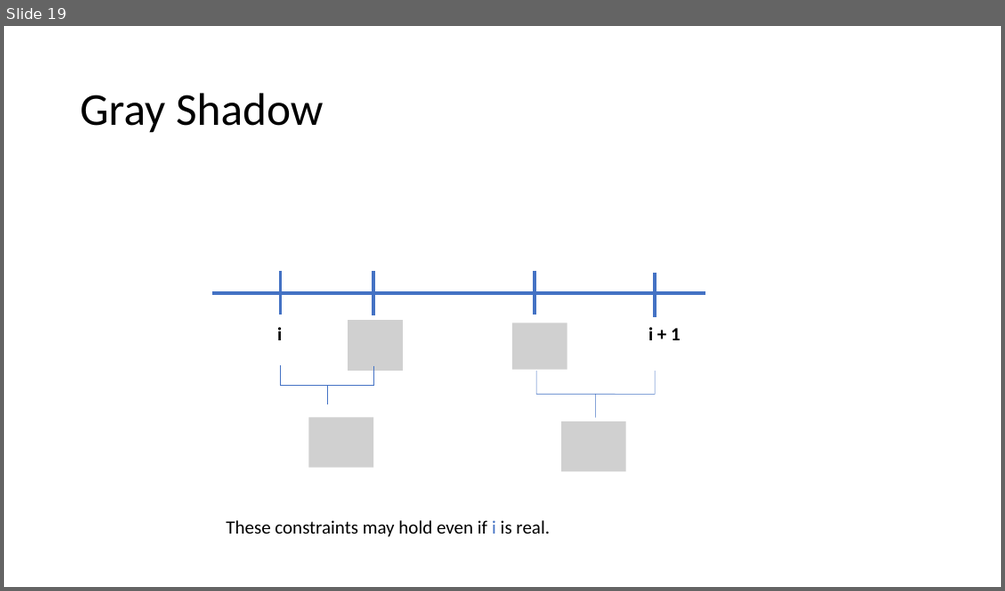
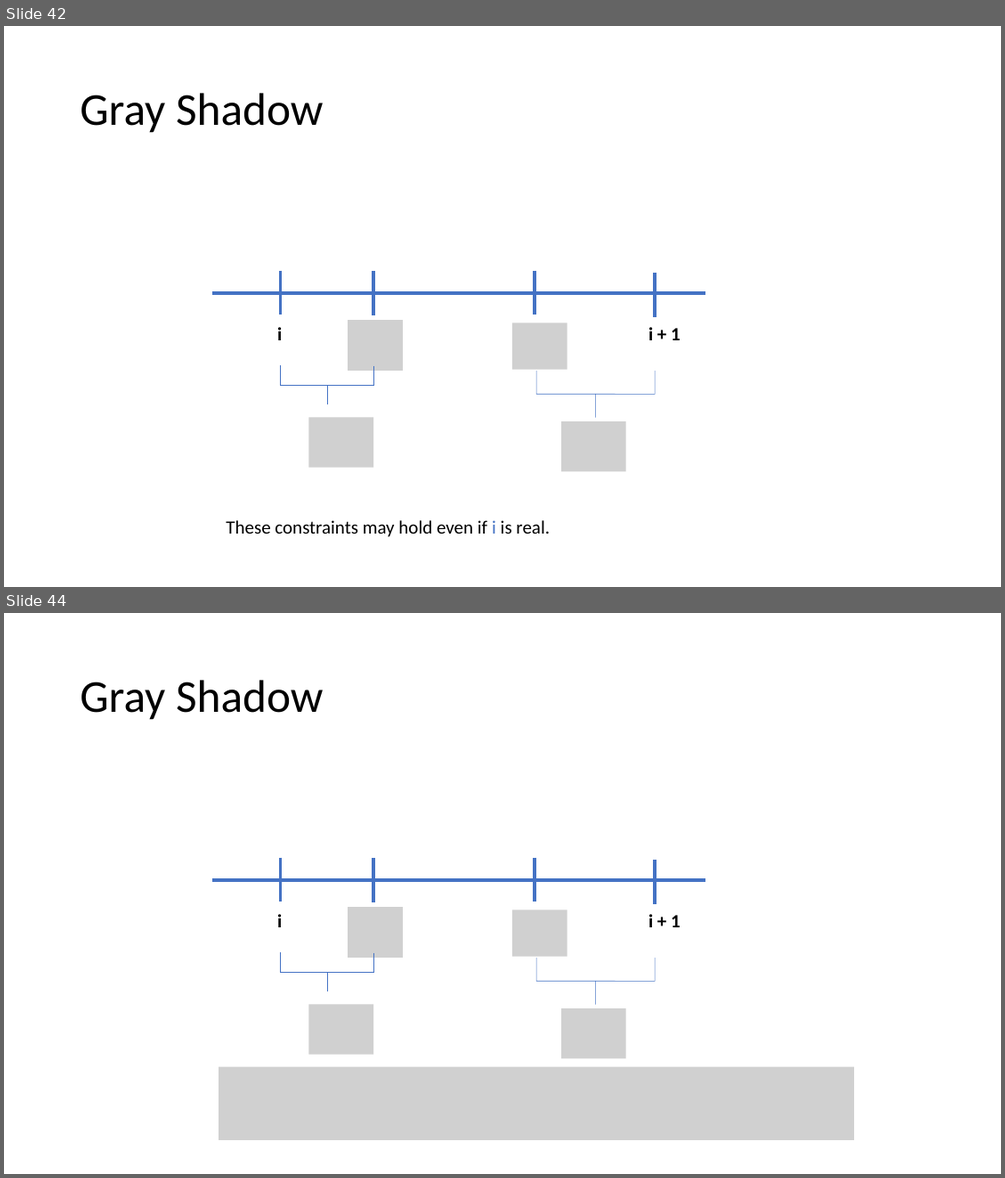
Before and after one commit to piyus/piyus.github.io, a slide deck: DP/slides/Lecture-12.pptx. Shown one above the other, each under a label of ours: slide 19 before the commit, slides 42 and 44 after it; the slides between them are not shown. The pictures are 1005x591 and 1005x1178 pixels, drawn with LibreOffice and Linux fonts; fonts in the diff are those of the drawing; grey boxes stand for pictures. Boxes give left, top, right and bottom in pixels: in the first picture for what was removed or moved away, otherwise in the second. Text is boxed around its words. In the diff, an @@ line names an element or a change of style, - is before the commit and + after.

```diff
--- a/DP/slides/Lecture-12.pptx
+++ b/DP/slides/Lecture-12.pptx
@@ slide 44 added at (x1=4, y1=613, x2=1001, y2=1174), background #FFFFFF @@
@@ title added at (x1=80, y1=680, x2=324, y2=720), 44 pt, text #000000 @@
+Gray Shadow
@@ line added from (281, 858) to (281, 901), #4472C4 3 pt @@
@@ line added from (373, 858) to (373, 902), #4472C4 3 pt @@
@@ line added from (535, 858) to (535, 901), #4472C4 3 pt @@
@@ line added from (655, 860) to (655, 904), #4472C4 3 pt @@
@@ line added from (212, 880) to (705, 880), #4472C4 3 pt @@
@@ text added at (x1=277, y1=914, x2=282, y2=927), 18 pt, text #000000, bold @@
+i
@@ picture added at (x1=348, y1=907, x2=404, y2=957) @@
@@ picture added at (x1=512, y1=910, x2=568, y2=957) @@
@@ text added at (x1=648, y1=914, x2=680, y2=927), 18 pt, text #000000, bold @@
+i + 1
@@ right brace added at (x1=281, y1=952, x2=373, y2=991), outline #4472C4 0.5 pt @@
@@ right brace added at (x1=536, y1=957, x2=655, y2=1004), outline #4472C4 0.5 pt @@
@@ picture added at (x1=309, y1=1004, x2=374, y2=1054) @@
@@ picture added at (x1=561, y1=1008, x2=626, y2=1059) @@
@@ picture added at (x1=218, y1=1067, x2=854, y2=1140) @@
@@ what was slide 19 is now slide 42 @@
```
Also in this commit, not shown: 1 slide changed, 37 other slides added, 1 slide removed, 1 other file.
